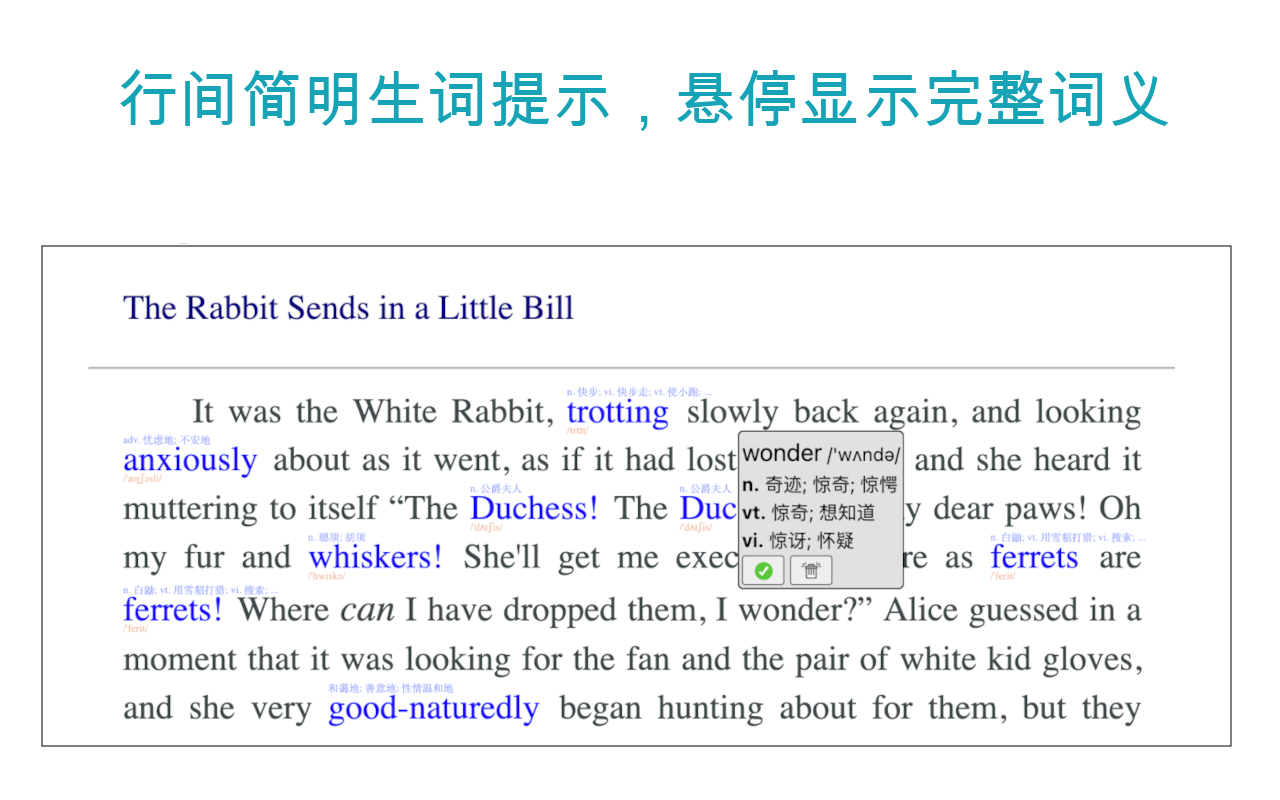
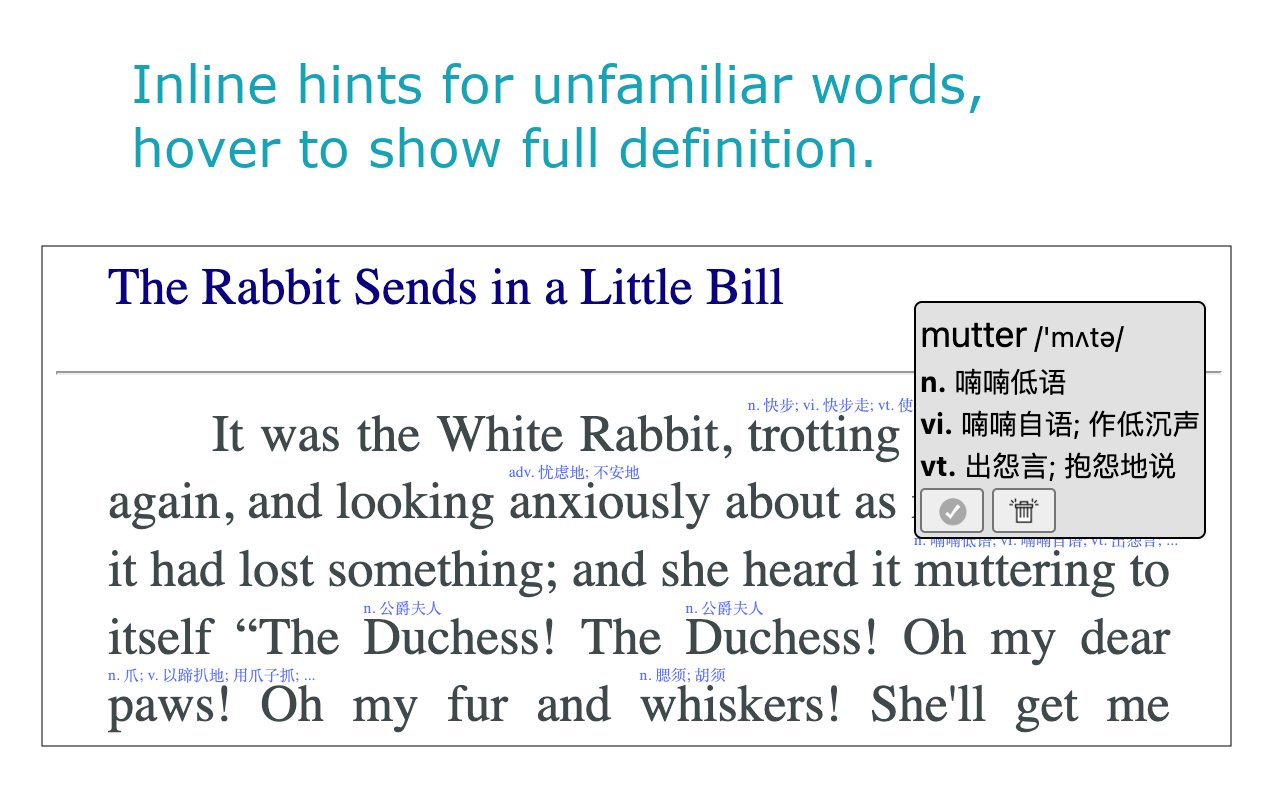
Layered file, before and after one edit (1280x800). Changes by layer:
showed "Inline hints for unfamiliar wo..." over [134, 63, 981, 168]
hid "行间简明生词提示，悬停显示完整词义" over [120, 69, 1169, 131]
renamed "Screenshot 2025-12-18 at 13.49.03.png" to "Screenshot 2026-01-09 at 10.01.10.png", painted on it over [56, 243, 1222, 733]
